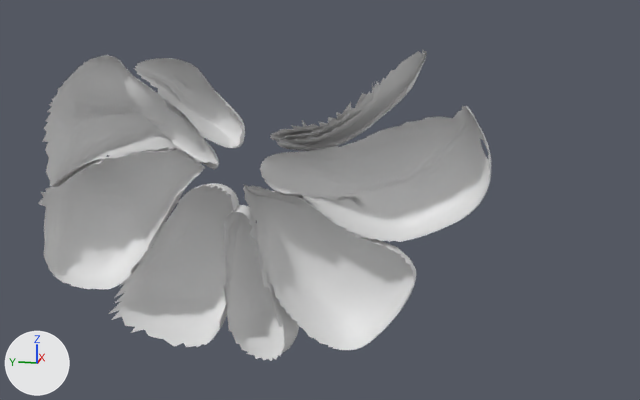
An edit to the glTF model dist/assets/skullbase-v3/pf_vermis__koos_4.glb, drawn before and after from the same camera.
One viewpoint serves both versions: a camera (50 mm lens) standing at (-90.1, -15.0, -33.8) and looking at (1.6, 3.4, -56.7). Lighting does not change. The marker at lower left points along +X, +Y and +Z. The picture after the commit comes second. Vertices at exactly the same position are counted once.

Names of what the first picture shows: 'R'.
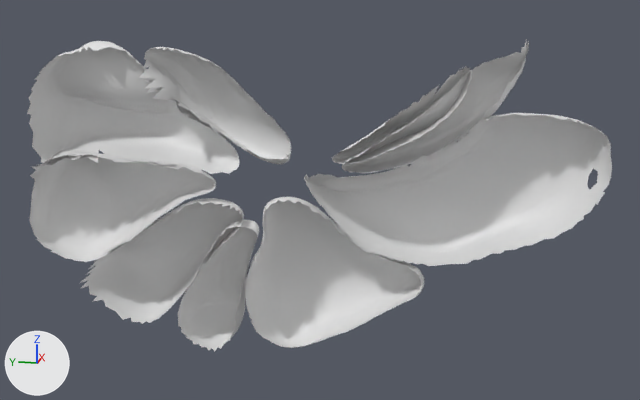
Where the change shows, as pixel boxes (x1, y1, x2, y2) in the pictures (640 x 400 px):
'R', reshaped, moved, rescaled (29% wider): before (38, 49, 491, 361); after (27, 41, 612, 351)

Edits to the bpy script that builds the scene:
```text
Change me_r:
    used by ob_r; location = (2.38, 10.17, -56.31); scale = (24.8, 24.8, 24.8)
    remove me_r.from_pydata(...)  # 3681 vertices, 6709 faces; spans x -0.2..0.2, y -1.0..1.0, z -0.76..0.64
    add me_r.from_pydata(...)  # 3681 vertices, 6709 faces; spans x -0.19..0.19, y -1.0..1.0, z -0.6..0.53
    me_r part 1: 3681 of 3681 vertices moved; they spanned x -0.2..0.2, y -1.0..1.0, z -0.76..0.64 and now span x -0.19..0.19, y -1.0..1.0, z -0.6..0.53; mean shift (0.02, 0.1, -0.02)
Change ob_r:
    ob_r.location: (2.38, 10.17, -56.31) -> (0.96, 4.86, -55.78)
    ob_r.scale: (24.8, 24.8, 24.8) -> (31.2, 31.2, 31.2)
```
